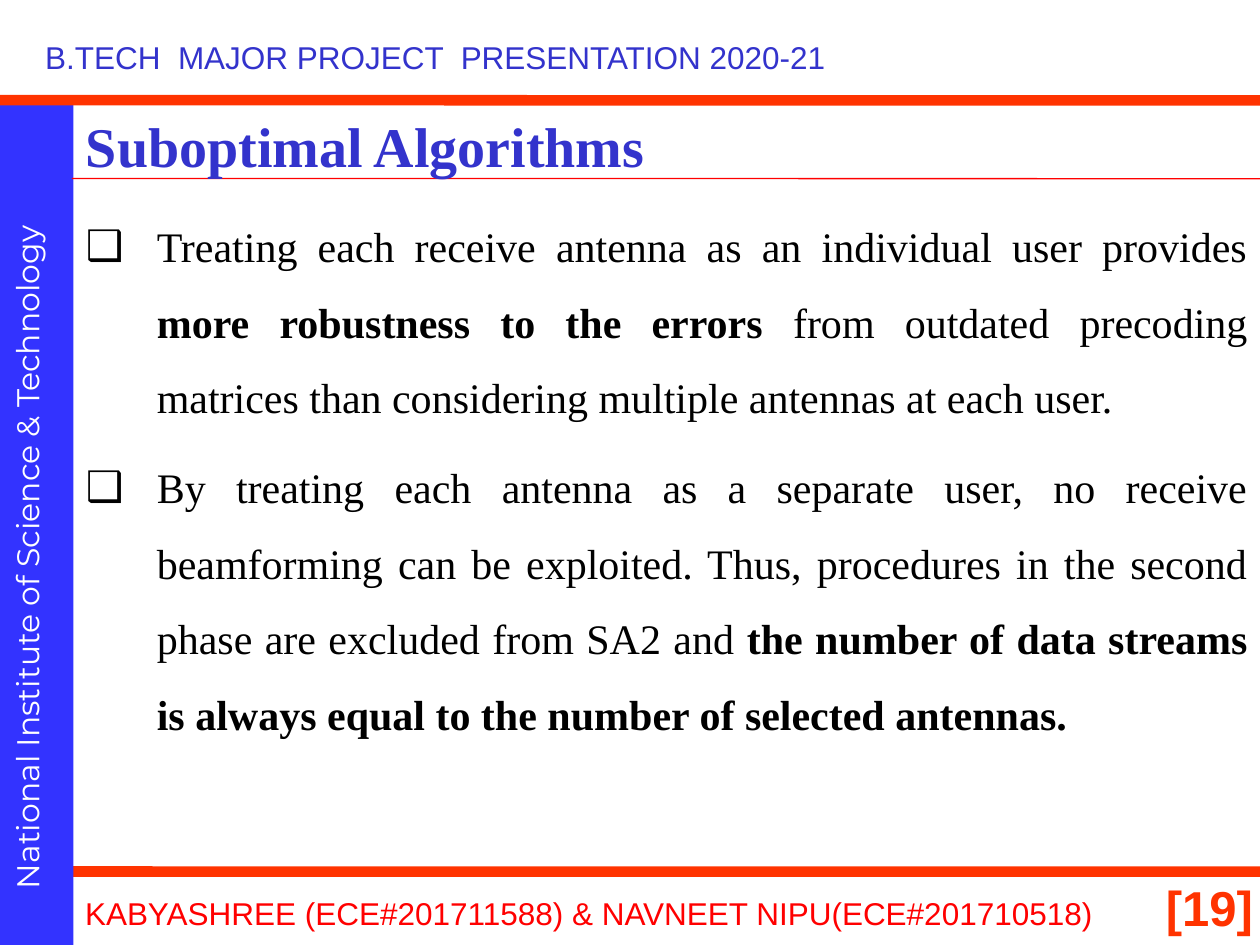
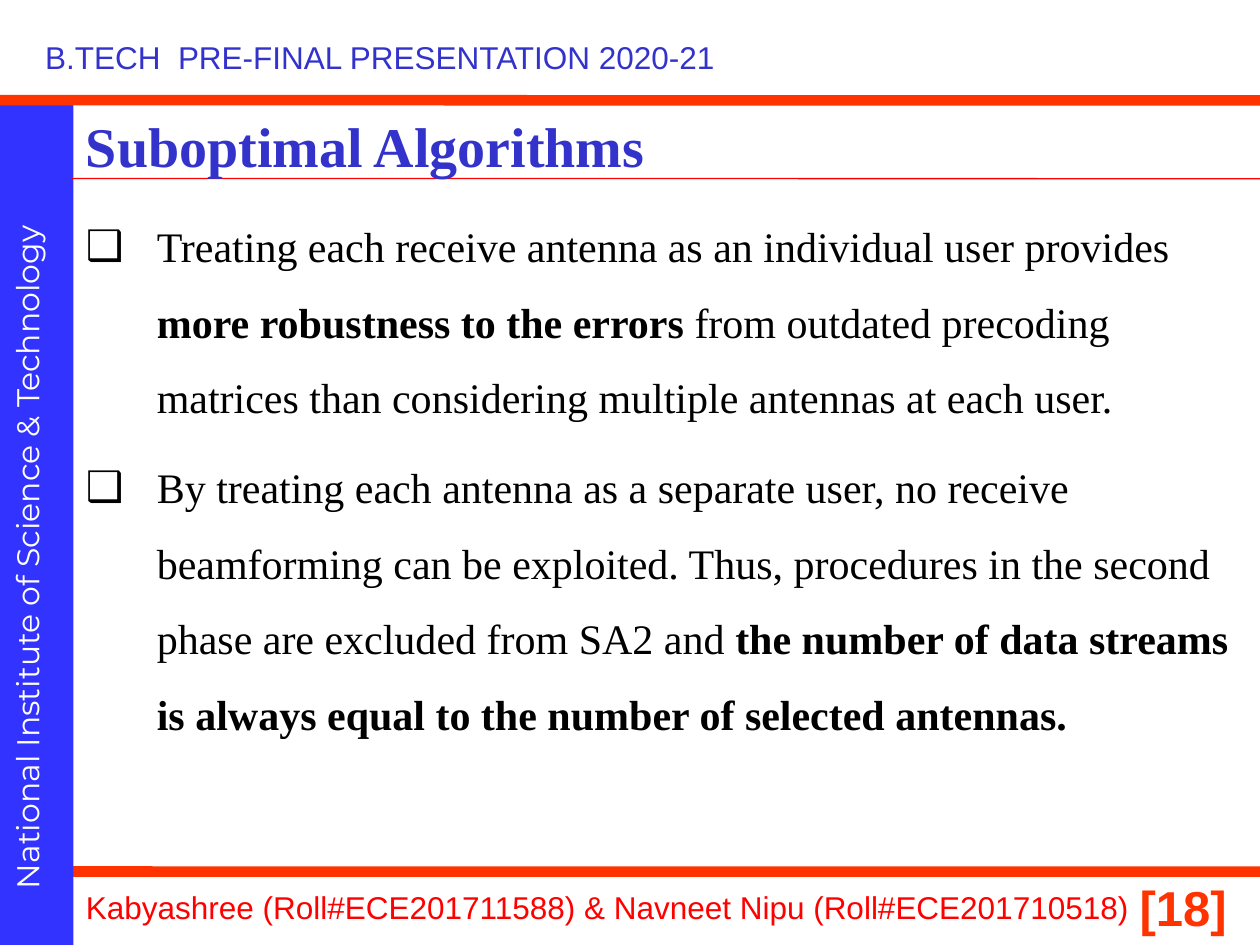
Before and after one commit to navneetnipu/btech_project, a slide deck: slide 18 of 21010.pptx (slide 19 before the commit). Drawn at 1260x945 pixels with LibreOffice and Linux fonts; fonts in the diff are those of the drawing; background and template pictures are left out. Boxes give left, top, right and bottom in pixels: in the first picture for what was removed or moved away, otherwise in the second. Text is boxed around its words. In the diff, an @@ line names an element or a change of style, - is before the commit and + after.

```diff
--- a/21010.pptx
+++ b/21010.pptx
@@ text at box(45, 47, 715, 70): text changed @@
-B.TECH MAJOR PROJECT PRESENTATION 2020-21
+B.TECH PRE-FINAL PRESENTATION 2020-21
@@ text "Treating each receive antenna as ..." at box(157, 233, 1228, 739): alignment justified to left @@
@@ text at box(86, 896, 1128, 925): text changed @@
-KABYASHREE (ECE#201711588) & NAVNEET NIPU(ECE#201710518)
+Kabyashree (Roll#ECE201711588) & Navneet Nipu (Roll#ECE201710518)
@@ page number added at box(1140, 890, 1227, 937), 28 pt, text #FF3300, bold @@
+[18]
@@ page number removed at box(1166, 890, 1253, 937) @@
-[19]
```
Also in this commit, not shown: 26 other slides changed, 1 slide added, 6 slides removed, 14 other files.
